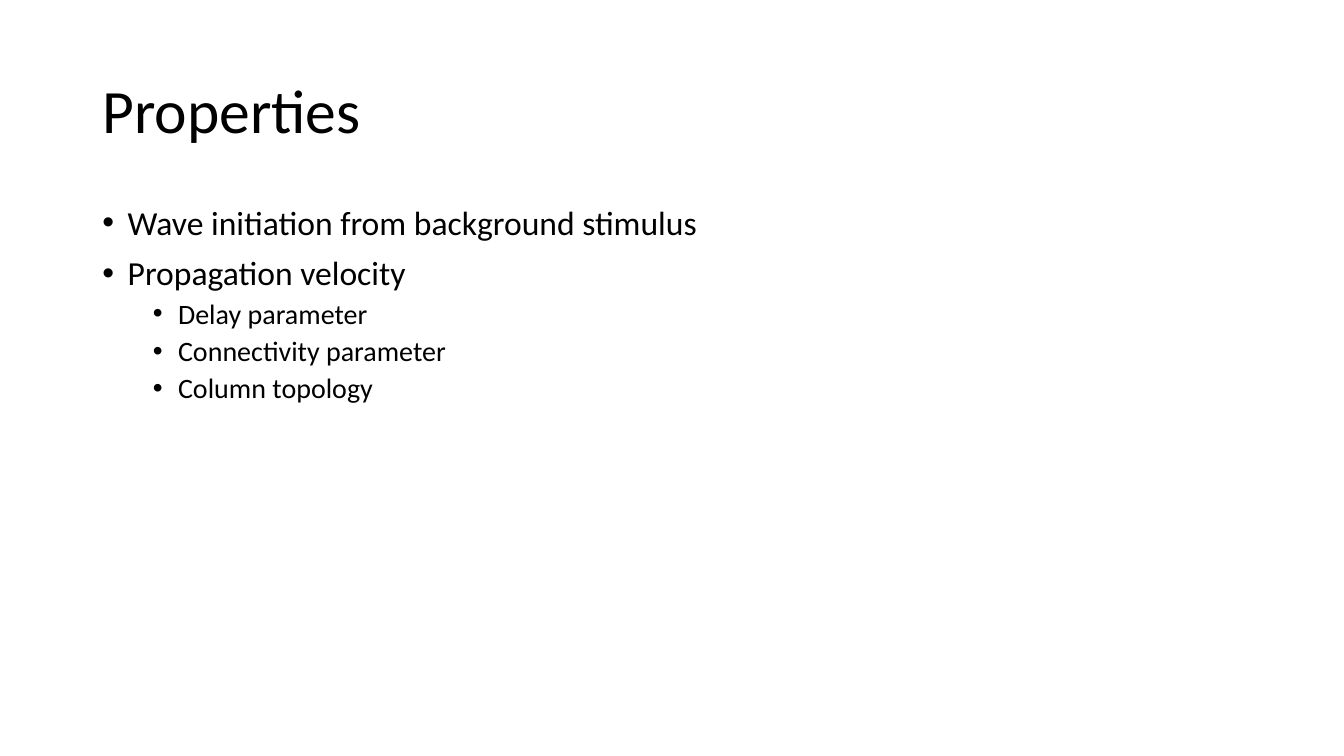
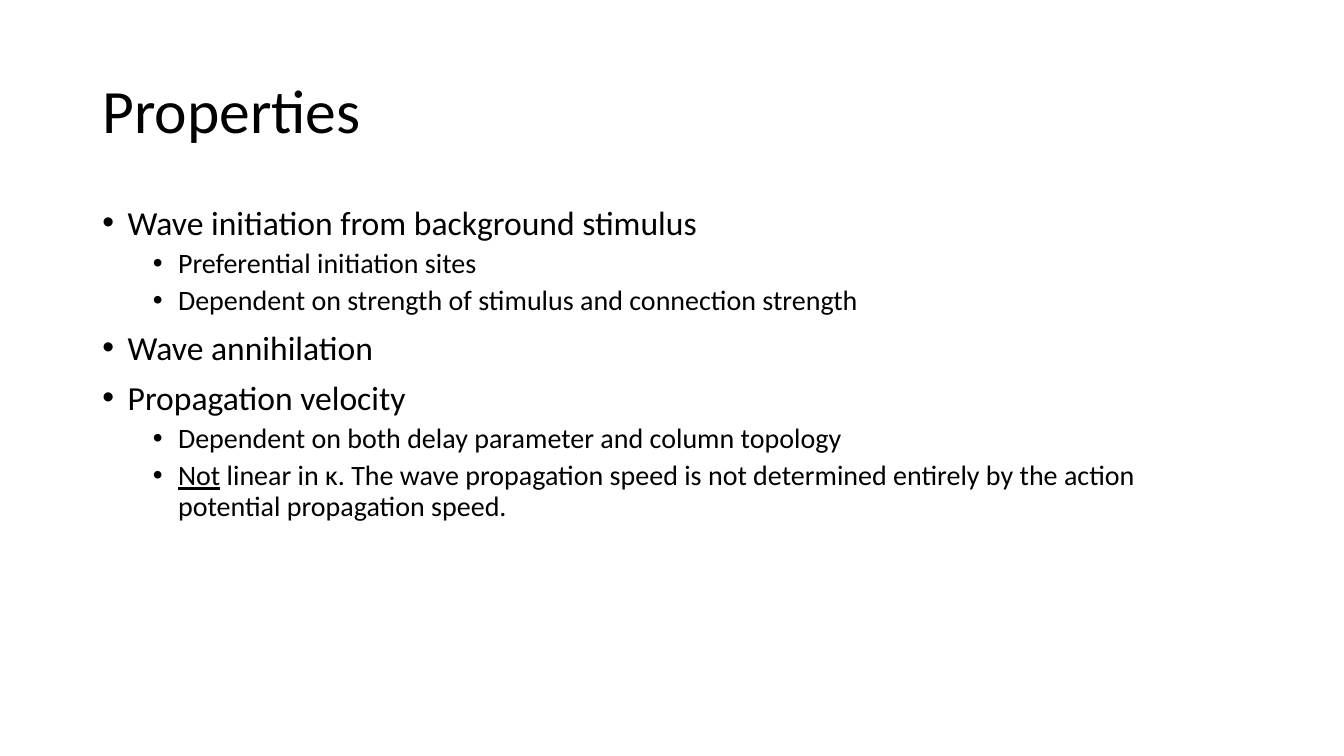
Before and after one commit to vbaker145/neuron, a slide deck: slide 12 of sync_paper/Traveling Waves in Neural Minicolumns.pptx (slide 10 before the commit). Drawn at 1344x756 pixels with LibreOffice and Linux fonts; fonts in the diff are those of the drawing; background and template pictures are left out. Boxes give left, top, right and bottom in pixels: in the first picture for what was removed or moved away, otherwise in the second. Text is boxed around its words. In the diff, an @@ line names an element or a change of style, - is before the commit and + after.

Commit message:
Outline of paper #1, results for topological propagation effect

```diff
--- a/sync_paper/Traveling Waves in Neural Minicolumns.pptx
+++ b/sync_paper/Traveling Waves in Neural Minicolumns.pptx
@@ text at (x1=128, y1=253, x2=857, y2=361): paragraphs added @@
+  • Preferential initiation sites
+  • Dependent on strength of stimulus and connection strength
+• Wave annihilation
@@ text at (x1=178, y1=428, x2=1134, y2=521): text changed @@
-  • Delay parameter
-  • Connectivity parameter
-  • Column topology
+  • Dependent on both delay parameter and column topology
+  • Not linear in κ. The wave propagation speed is not determined entirely by the action potential propagation speed.
```
Also in this commit, not shown: 5 other slides changed, 2 slides added, 1 slide removed, 2 other files.
